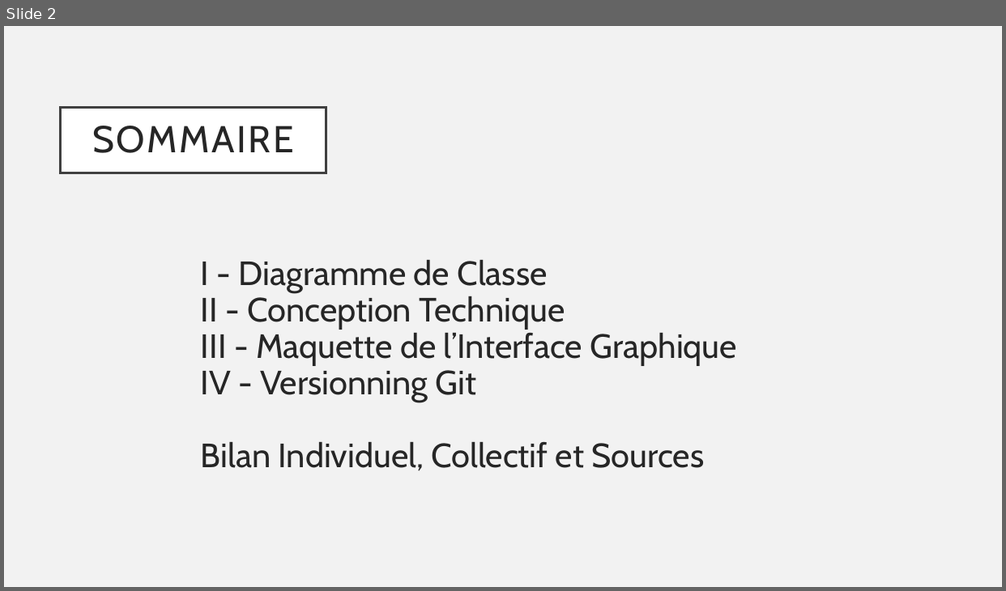
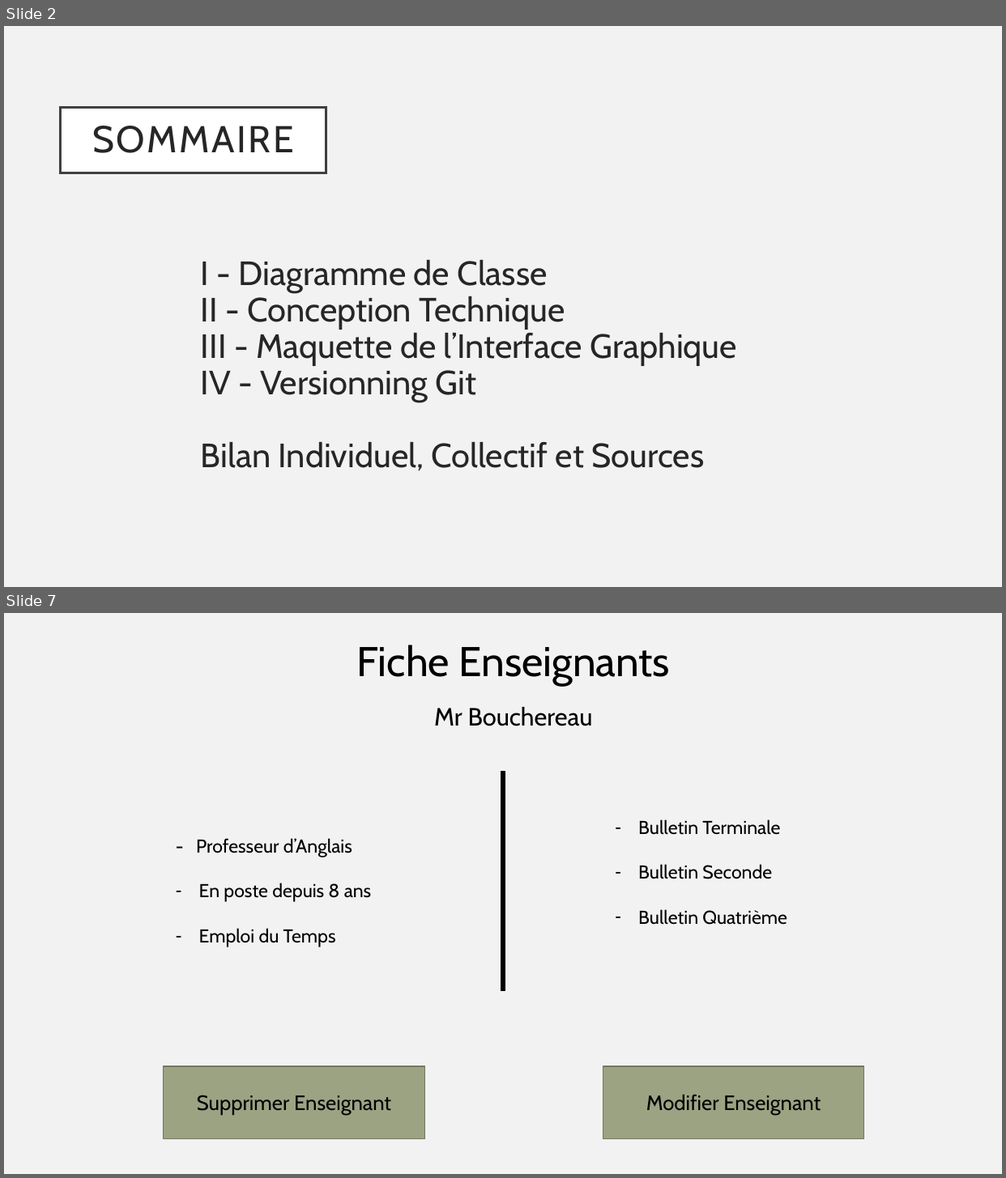
Before and after one commit to serina-chhem/gestionEcole, a slide deck: Presentation POO Java.pptx. Shown one above the other, each under a label of ours: slide 2 before the commit, slides 2 and 7 after it; the slides between them are not shown. The pictures are 1006x591 and 1006x1178 pixels, drawn with LibreOffice and Linux fonts; fonts in the diff are those of the drawing. Boxes give left, top, right and bottom in pixels: in the first picture for what was removed or moved away, otherwise in the second. Text is boxed around its words. In the diff, an @@ line names an element or a change of style, - is before the commit and + after.

Commit message:
ajout page enseignant

```diff
--- a/Presentation POO Java.pptx
+++ b/Presentation POO Java.pptx
@@ slide 7 added at <box>4,613,1002,1174</box>, background #F2F2F2 @@
@@ text added at <box>356,645,671,685</box>, 40 pt, text #000000 @@
+Fiche Enseignants
@@ text added at <box>434,707,593,726</box>, 24 pt, text #000000 @@
+Mr Bouchereau
@@ rectangle added at <box>501,771,505,990</box>, fill #000000, outline #000000 1 pt @@
@@ text added at <box>638,820,787,925</box>, 18 pt, text #000000 @@
+– Bulletin Terminale
+– Bulletin Seconde
+– Bulletin Quatrième
@@ text added at <box>196,838,372,948</box>, 18 pt, text #000000 @@
+- Professeur d’Anglais
+– En poste depuis 8 ans
+– Emploi du Temps
@@ rectangle added at <box>164,1067,424,1139</box>, fill #9CA383, outline #737961 1 pt @@
@@ rectangle added at <box>603,1067,864,1139</box>, fill #9CA383, outline #737961 1 pt @@
@@ text added at <box>197,1095,391,1115</box>, 20 pt, text #000000 @@
+Supprimer Enseignant
@@ text added at <box>646,1094,820,1115</box>, 20 pt, text #000000 @@
+Modifier Enseignant
```
Also in this commit, not shown: 4 other slides added, 1 slide removed, 18 other files.
